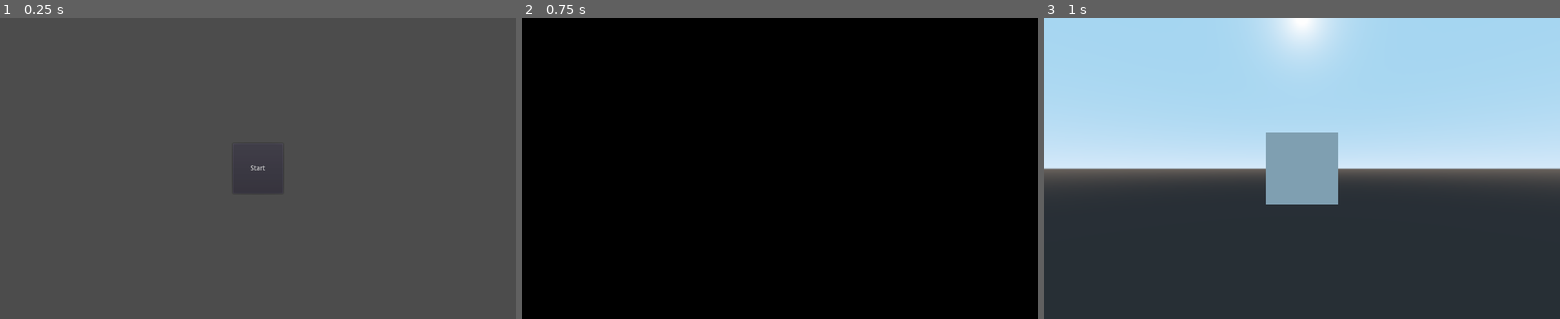
Above: before the commit, frames 1-3 (left to right).
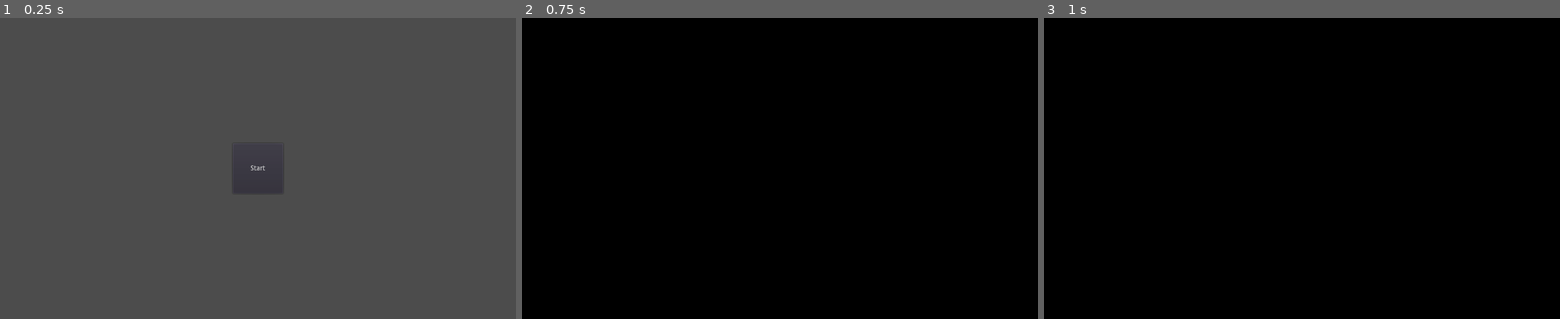
Above: after the commit, the same moments.

Repository: ImmersiveRPG/GodotAsyncLoader
Game: Godot game, scene res://src/Start/Start.tscn
Two runs of this game, one before a commit and one after it. Both use one fixed random seed, a clock stepped at 60 frames per second and the inputs below.
Inputs:
- Up to frame 1 (0.25 s): no input
- Up to frame 2 (0.75 s): click "Start" at 0.5 s
- Up to frame 3 (1 s): no input

Frames 1-2 are identical in both runs. In frame 3, 100% of the frame differs, in the area x 0-100%, y 0-100%.
Error after the commit: Attempt to call function 'instance' in base 'null instance' on a null instance. (res://src/Singletons/SceneLoader.gd:100)

Commit message:
Added some terrain and items

Diff:
--- /dev/null
+++ b/project/src/Terrain/Terrain.tscn
@@ -0,0 +1,58 @@
+[gd_scene format=2]
+
+[node name="Terrain" type="CSGCombiner"]
+transform = Transform( 1, 0, 0, 0, 1, 0, 0, 0, 1, 0, -50, 0 )
+use_collision = true
+
+[node name="CSGBox" type="CSGBox" parent="."]
+width = 100.0
+height = 100.0
+depth = 100.0
+
+[node name="CSGBox2" type="CSGBox" parent="."]
+transform = Transform( 1, 0, 0, 0, 1, 0, 0, 0, 1, 100, 0, 0 )
+width = 100.0
+height = 100.0
+depth = 100.0
+
+[node name="CSGBox3" type="CSGBox" parent="."]
+transform = Transform( 1, 0, 0, 0, 1, 0, 0, 0, 1, -100, 0, 0 )
+width = 100.0
+height = 100.0
+depth = 100.0
+
+[node name="CSGBox7" type="CSGBox" parent="."]
+transform = Transform( 1, 0, 0, 0, 1, 0, 0, 0, 1, 0, 0, -100 )
+width = 100.0
+height = 100.0
+depth = 100.0
+
+[node name="CSGBox8" type="CSGBox" parent="."]
+transform = Transform( 1, 0, 0, 0, 1, 0, 0, 0, 1, 100, 0, -100 )
+width = 100.0
+height = 100.0
+depth = 100.0
+
+[node name="CSGBox9" type="CSGBox" parent="."]
+transform = Transform( 1, 0, 0, 0, 1, 0, 0, 0, 1, -100, 0, -100 )
+width = 100.0
+height = 100.0
+depth = 100.0
+
+[node name="CSGBox4" type="CSGBox" parent="."]
+transform = Transform( 1, 0, 0, 0, 1, 0, 0, 0, 1, 0, 0, 100 )
+width = 100.0
+height = 100.0
+depth = 100.0
+
+[node name="CSGBox5" type="CSGBox" parent="."]
+transform = Transform( 1, 0, 0, 0, 1, 0, 0, 0, 1, 100, 0, 100 )
+width = 100.0
+height = 100.0
+depth = 100.0
+
+[node name="CSGBox6" type="CSGBox" parent="."]
+transform = Transform( 1, 0, 0, 0, 1, 0, 0, 0, 1, -100, 0, 100 )
+width = 100.0
+height = 100.0
+depth = 100.0
--- a/project/src/World/World.tscn
+++ b/project/src/World/World.tscn
@@ -1,12 +1,21 @@
-[gd_scene load_steps=2 format=2]
+[gd_scene load_steps=4 format=2]
 
-[sub_resource type="CubeMesh" id=1]
+[ext_resource path="res://src/Terrain/Terrain.tscn" type="PackedScene" id=1]
+[ext_resource path="res://src/Items/Orange/Orange.tscn" type="PackedScene" id=2]
+[ext_resource path="res://src/Items/SodaCan/SodaCan.tscn" type="PackedScene" id=3]
 
 [node name="World" type="Spatial"]
 
 [node name="Camera" type="Camera" parent="."]
-transform = Transform( 1, 0, 0, 0, 1, 0, 0, 0, 1, 0, 0, 7 )
+transform = Transform( 1, 0, 0, 0, 0.707107, 0.707107, 0, -0.707107, 0.707107, 0, 140, 74 )
+far = 2000.0
 
-[node name="MeshInstance" type="MeshInstance" parent="."]
-mesh = SubResource( 1 )
-material/0 = null
+[node name="Terrain" parent="." instance=ExtResource( 1 )]
+
+[node name="Items" type="Spatial" parent="."]
+
+[node name="Orange" parent="Items" instance=ExtResource( 2 )]
+transform = Transform( 1, 0, 0, 0, 1, 0, 0, 0, 1, 0, 82, 0 )
+
+[node name="SodaCan" parent="Items" instance=ExtResource( 3 )]
+transform = Transform( 1, 0, 0, 0, 1, 0, 0, 0, 1, -34, 65, 45 )
